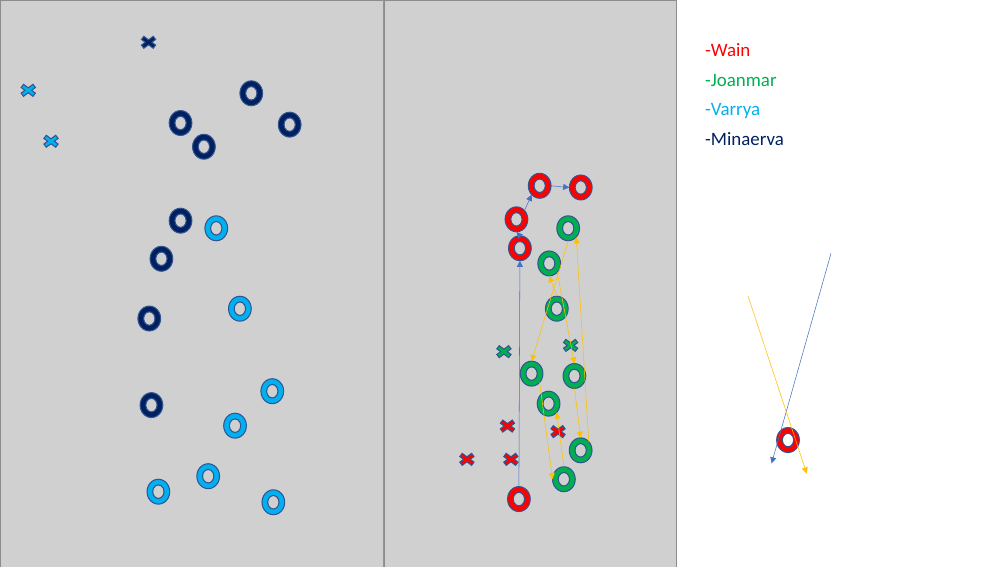
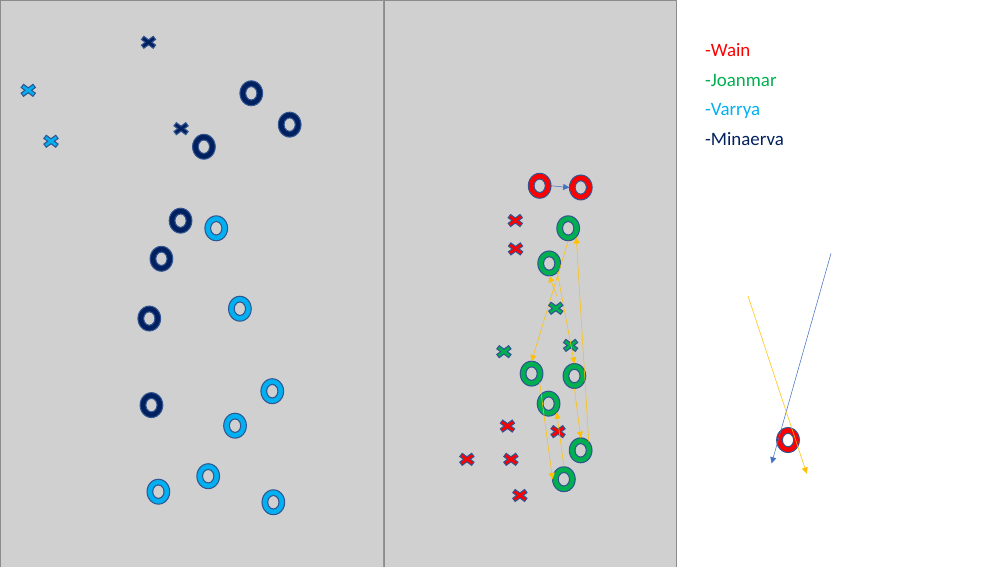
Before and after one commit to jacknieve/TFG, a slide deck: slide 25 of Diseños/aquitectura.pptx. Drawn at 1008x567 pixels with LibreOffice and Linux fonts; fonts in the diff are those of the drawing; grey boxes stand for pictures. Boxes give left, top, right and bottom in pixels: in the first picture for what was removed or moved away, otherwise in the second. Text is boxed around its words. In the diff, an @@ line names an element or a change of style, - is before the commit and + after.

```diff
--- a/Diseños/aquitectura.pptx
+++ b/Diseños/aquitectura.pptx
@@ donut removed at (169, 110, 192, 135) @@
@@ cross added at (170, 120, 193, 137), fill #002060, outline #325491 1 pt @@
@@ arrow removed from (525, 210) to (532, 194) @@
@@ cross: place and size @@
-cross at (505, 207, 528, 232)
+cross at (504, 212, 527, 229)
@@ arrow removed from (520, 236) to (516, 232) @@
@@ donut to cross in 3 elements at (544, 300, 567, 317), (504, 212, 527, 229), (504, 240, 527, 257) @@
@@ cross: place and size @@
-cross at (509, 236, 532, 261)
+cross at (504, 240, 527, 257)
@@ arrow removed from (519, 487) to (520, 261) @@
@@ cross: place and size @@
-cross at (546, 296, 569, 321)
+cross at (544, 300, 567, 317)
@@ donut removed at (507, 487, 530, 512) @@
@@ cross added at (509, 487, 532, 504), fill #FF0000, outline #325491 1 pt @@
```
Also in this commit, not shown: 2 slides added, 2 slides removed, 26 other files.
